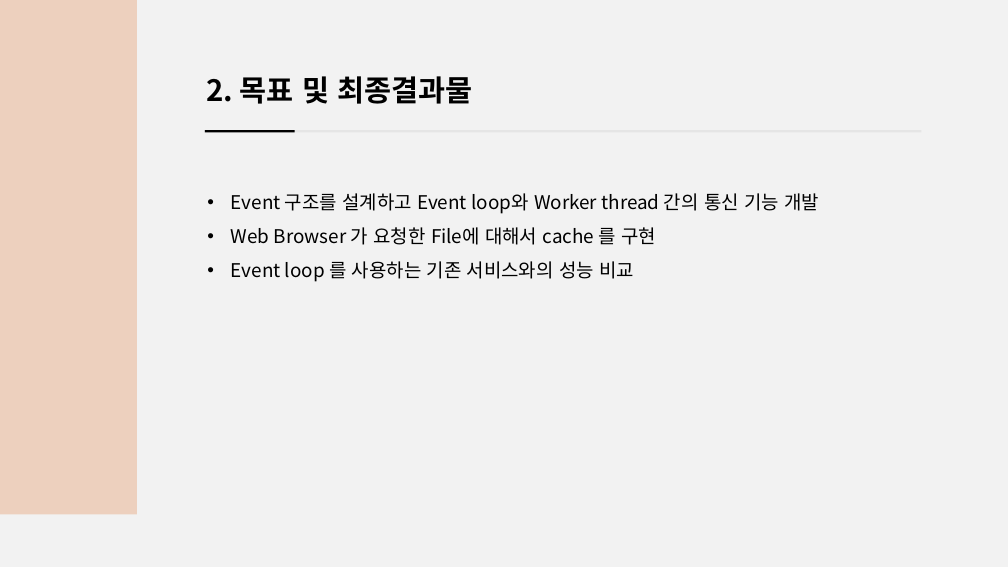
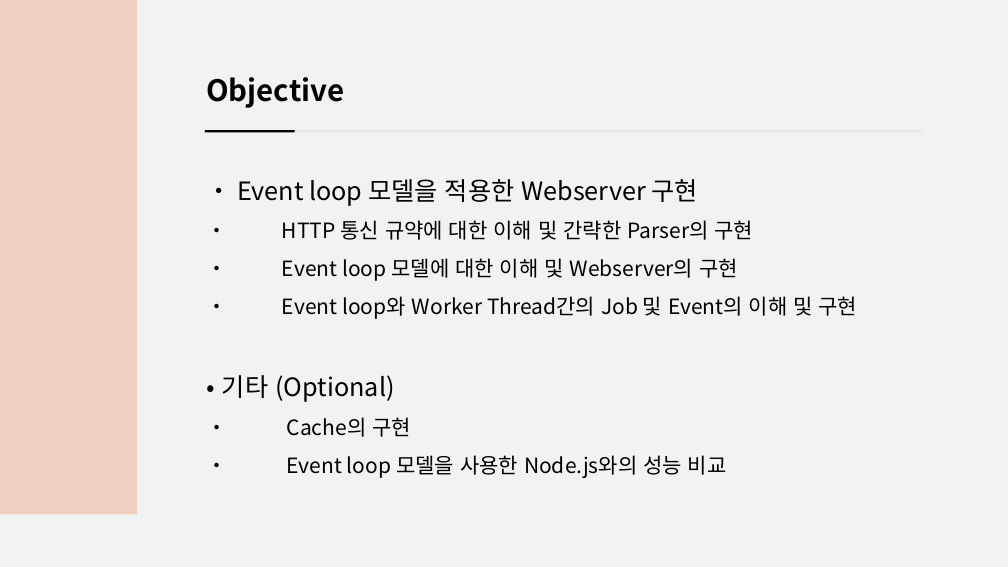
Before and after one commit to tjdans1114/PITT, a slide deck: slide 5 of Documents/창의적통합설계0921발표.pptx (slide 4 before the commit). Drawn at 1008x567 pixels with LibreOffice and Linux fonts; fonts in the diff are those of the drawing. Boxes give left, top, right and bottom in pixels: in the first picture for what was removed or moved away, otherwise in the second. Text is boxed around its words. In the diff, an @@ line names an element or a change of style, - is before the commit and + after.

```diff
--- a/Documents/창의적통합설계0921발표.pptx
+++ b/Documents/창의적통합설계0921발표.pptx
@@ text at (206, 77, 344, 108): text changed @@
-2. 목표 및 최종결과물
+Objective
@@ text at (222, 179, 858, 478): text changed; size 18 to 20 pt; font Noto Sans CJK KR to Noto Sans CJK SC @@
-• Event 구조를 설계하고 Event loop와 Worker thread 간의 통신 기능 개발
-• Web Browser 가 요청한 File에 대해서 cache 를 구현
-• Event loop 를 사용하는 기존 서비스와의 성능 비교
+• Event loop 모델을 적용한 Webserver 구현
+• HTTP 통신 규약에 대한 이해 및 간략한 Parser의 구현
+• Event loop 모델에 대한 이해 및 Webserver의 구현
+• Event loop와 Worker Thread간의 Job 및 Event의 이해 및 구현
+• 기타 (Optional)
+• Cache의 구현
+• Event loop 모델을 사용한 Node.js와의 성능 비교
```
Also in this commit, not shown: 10 other slides changed, 3 slides added, 6 other files.
